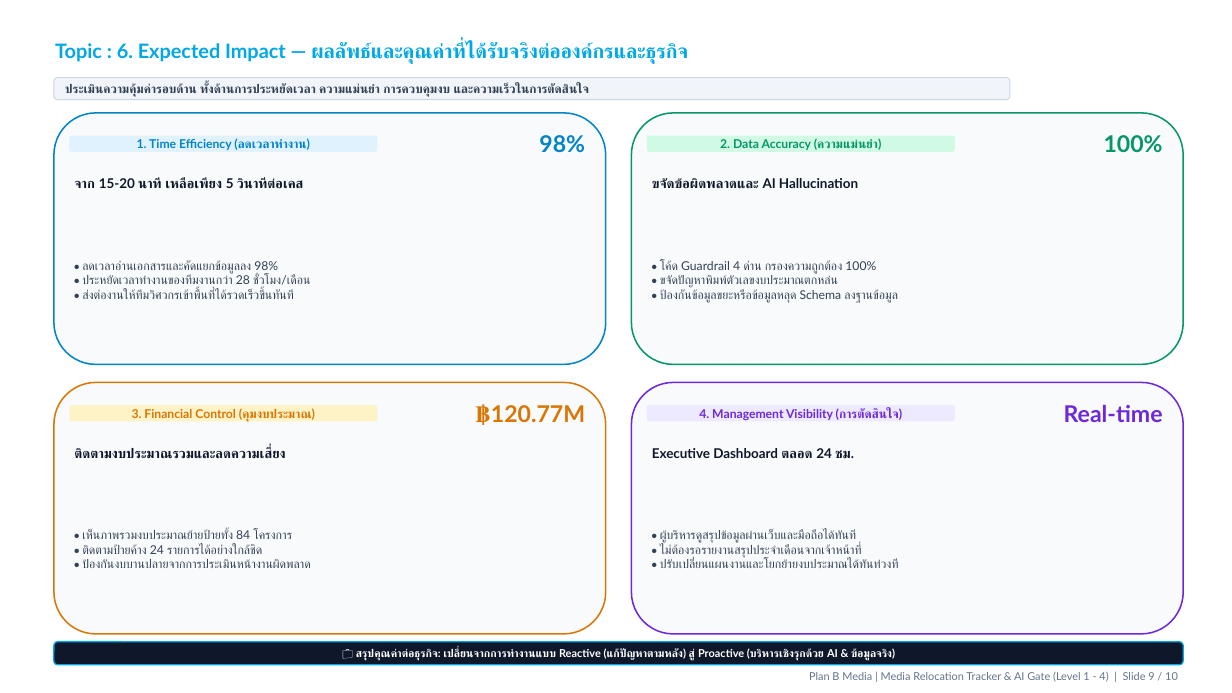
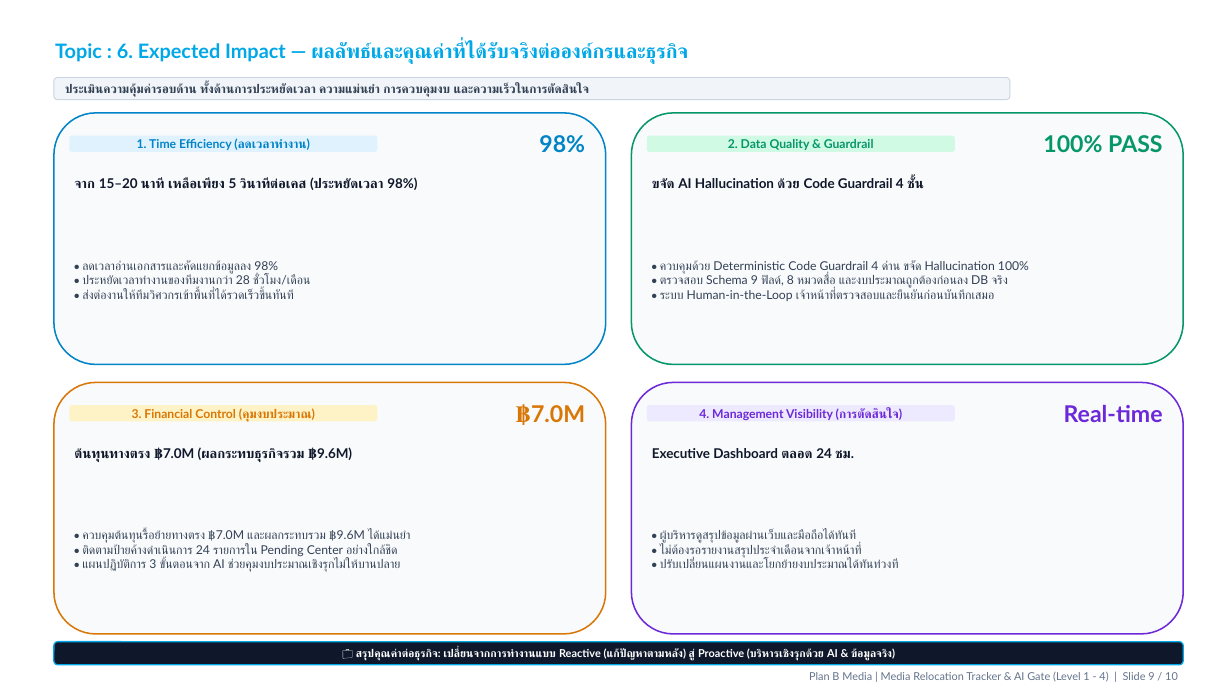
Before and after one commit to wasusangthong-sketch/media_relocation_dist, a slide deck: slide 9 of AI_Gate_Committee_Presentation_10slides.pptx. Drawn at 1232x693 pixels with LibreOffice and Linux fonts; fonts in the diff are those of the drawing; background and template pictures are left out. Boxes give left, top, right and bottom in pixels: in the first picture for what was removed or moved away, otherwise in the second. Text is boxed around its words. In the diff, an @@ line names an element or a change of style, - is before the commit and + after.

Commit message:
fix(presentation): resolve all 5 evaluator observations (security redaction, 75 signs/7.0M budget alignment, self-assessment tone, and guardrail precision)

```diff
--- a/AI_Gate_Committee_Presentation_10slides.pptx
+++ b/AI_Gate_Committee_Presentation_10slides.pptx
@@ text in rounded rectangle at box(728, 139, 874, 150): text changed @@
-2. Data Accuracy (ความแม่นยำ)
+2. Data Quality & Guardrail
@@ text at box(1043, 135, 1162, 153): text changed @@
-100%
+100% PASS
@@ text at box(74, 177, 417, 190): text changed @@
-จาก 15-20 นาที เหลือเพียง 5 วินาทีต่อเคส
+จาก 15–20 นาที เหลือเพียง 5 วินาทีต่อเคส (ประหยัดเวลา 98%)
@@ text at box(652, 178, 924, 189): text changed @@
-ขจัดข้อผิดพลาดและ AI Hallucination
+ขจัด AI Hallucination ด้วย Code Guardrail 4 ชั้น
@@ text at box(660, 260, 1029, 301): text changed @@
-• โค้ด Guardrail 4 ด่าน กรองความถูกต้อง 100%
-• ขจัดปัญหาพิมพ์ตัวเลขงบประมาณตกหล่น
-• ป้องกันข้อมูลขยะหรือข้อมูลหลุด Schema ลงฐานข้อมูล
+• ควบคุมด้วย Deterministic Code Guardrail 4 ด่าน ขจัด Hallucination 100%
+• ตรวจสอบ Schema 9 ฟิลด์, 8 หมวดสื่อ และงบประมาณถูกต้องก่อนลง DB จริง
+• ระบบ Human-in-the-Loop เจ้าหน้าที่ตรวจสอบและยืนยันก่อนบันทึกเสมอ
@@ text at box(516, 404, 585, 425): text changed @@
-฿120.77M
+฿7.0M
@@ text at box(74, 447, 352, 462): text changed @@
-ติดตามงบประมาณรวมและลดความเสี่ยง
+ต้นทุนทางตรง ฿7.0M (ผลกระทบธุรกิจรวม ฿9.6M)
@@ text at box(82, 530, 411, 572): text changed @@
-• เห็นภาพรวมงบประมาณย้ายป้ายทั้ง 84 โครงการ
-• ติดตามป้ายค้าง 24 รายการได้อย่างใกล้ชิด
-• ป้องกันงบบานปลายจากการประเมินหน้างานผิดพลาด
+• ควบคุมต้นทุนรื้อย้ายทางตรง ฿7.0M และผลกระทบรวม ฿9.6M ได้แม่นยำ
+• ติดตามป้ายค้างดำเนินการ 24 รายการใน Pending Center อย่างใกล้ชิด
+• แผนปฏิบัติการ 3 ขั้นตอนจาก AI ช่วยคุมงบประมาณเชิงรุกไม่ให้บานปลาย
```
Also in this commit, not shown: 5 other slides changed, 1 other file.
